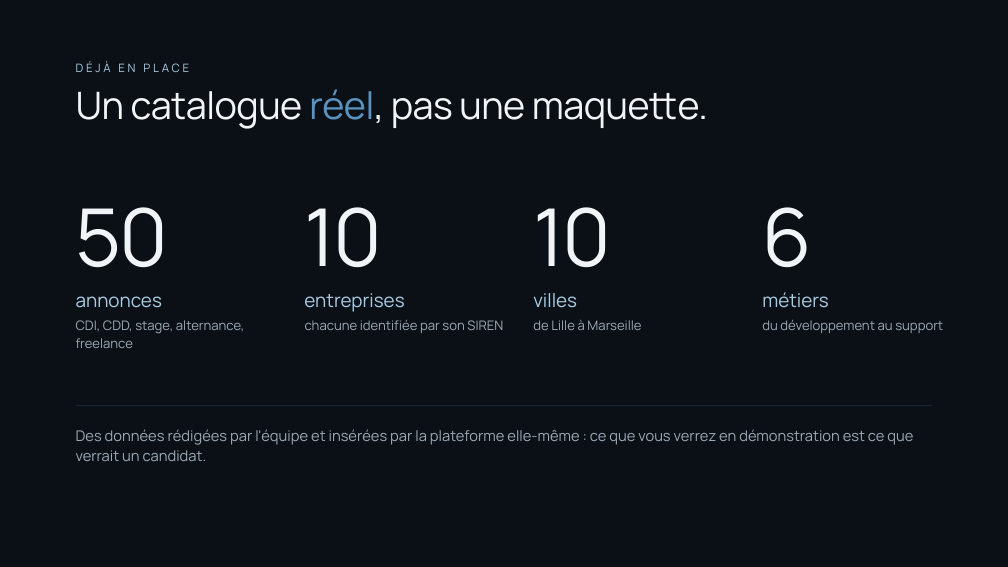
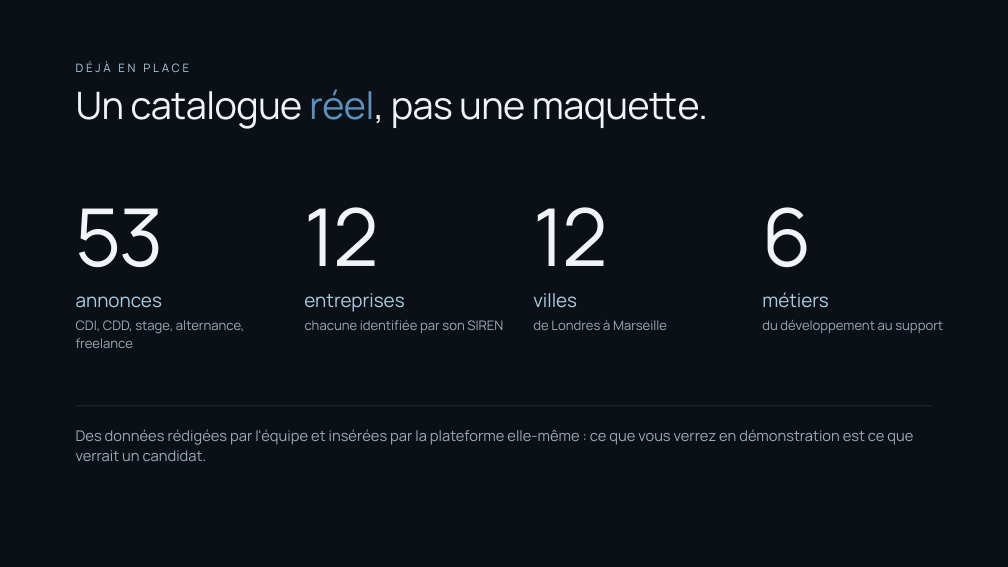
Before and after one commit to Yohan-AVRONSART/Projets, a slide deck: slide 6 of docs/YIA_Jobs_soutenance.pptx (slide 7 before the commit). Drawn at 1008x567 pixels with LibreOffice and Linux fonts; fonts in the diff are those of the drawing. Boxes give left, top, right and bottom in pixels: in the first picture for what was removed or moved away, otherwise in the second. Text is boxed around its words. In the diff, an @@ line names an element or a change of style, - is before the commit and + after.

```diff
--- a/docs/YIA_Jobs_soutenance.pptx
+++ b/docs/YIA_Jobs_soutenance.pptx
@@ text at box(76, 208, 164, 268): text changed @@
-50
+53
@@ text at box(304, 207, 378, 266): text changed @@
-10
+12
@@ text at box(533, 207, 607, 266): text changed @@
-10
+12
@@ text at box(533, 320, 667, 330): text changed @@
-de Lille à Marseille
+de Londres à Marseille
```
Also in this commit, not shown: 7 other slides changed, 1 slide removed, 7 other files.
